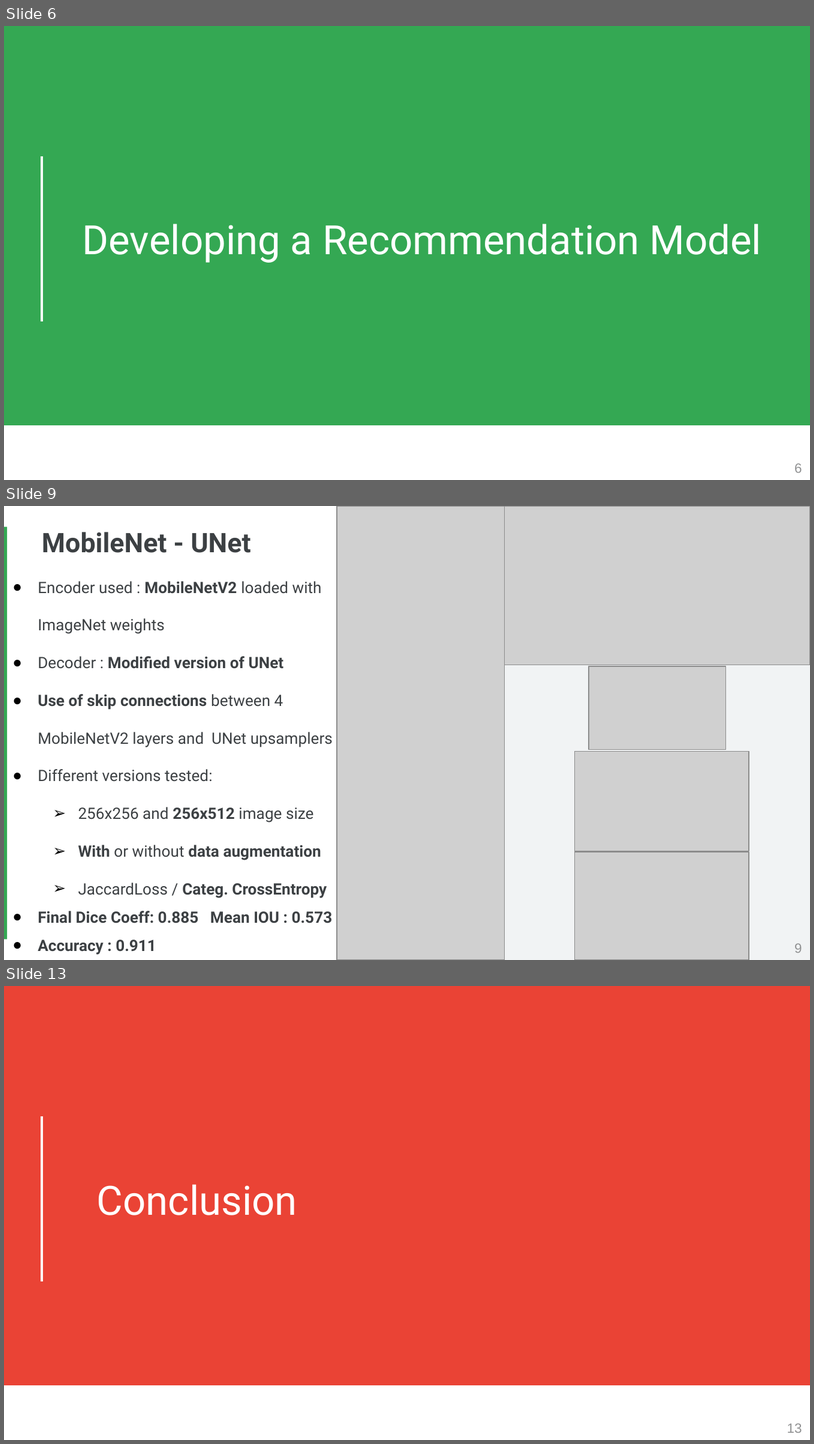
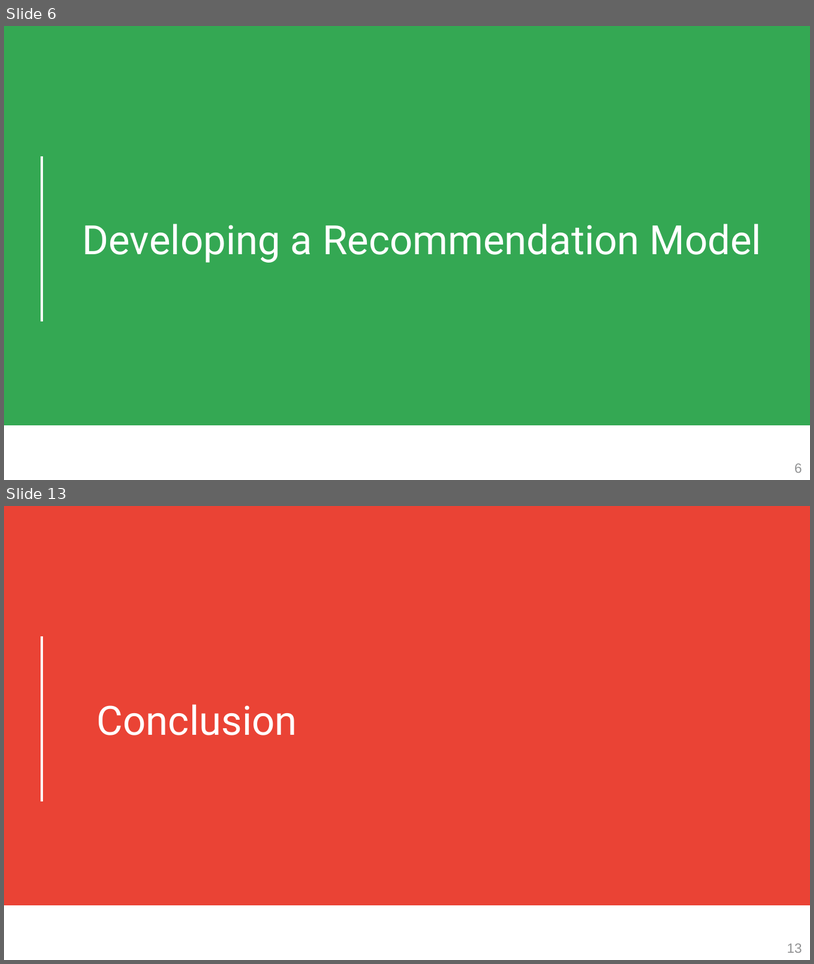
Before and after one commit to octave-ati/Designing-a-Recommendation-Model, a slide deck: P9_03_Presentation.pptx. Shown one above the other, each under a label of ours: slides 6, 9 and 13 before the commit, slides 6 and 13 after it; the slides between them are not shown. The pictures are 814x1444 and 814x964 pixels, drawn with LibreOffice and Linux fonts; fonts in the diff are those of the drawing; grey boxes stand for pictures. Boxes give left, top, right and bottom in pixels: in the first picture for what was removed or moved away, otherwise in the second. Text is boxed around its words. In the diff, an @@ line names an element or a change of style, - is before the commit and + after.

```diff
--- a/P9_03_Presentation.pptx
+++ b/P9_03_Presentation.pptx
@@ slide 9 removed at box(4, 506, 810, 960), background #FFFFFF @@
@@ picture removed at box(337, 506, 505, 959) @@
@@ rectangle removed at box(405, 506, 810, 959) @@
@@ picture removed at box(505, 506, 810, 665) @@
@@ rectangle removed at box(4, 527, 7, 939) @@
@@ title removed at box(42, 532, 251, 553) @@
-MobileNet - UNet
@@ text removed at box(38, 581, 333, 954) @@
-● Encoder used : MobileNetV2 loaded with ImageNet weights
-● Decoder : Modified version of UNet
-● Use of skip connections between 4 MobileNetV2 layers and UNet upsamplers
-● Different versions tested:
-  ➢ 256x256 and 256x512 image size
-  ➢ With or without data augmentation
-  ➢ JaccardLoss / Categ. CrossEntropy
-● Final Dice Coeff: 0.885 Mean IOU : 0.573
-● Accuracy : 0.911
@@ picture removed at box(588, 666, 726, 750) @@
@@ picture removed at box(575, 751, 749, 850) @@
@@ picture removed at box(575, 852, 749, 960) @@
@@ page number removed at box(795, 943, 802, 952) @@
-9
```
Also in this commit, not shown: 3 slides changed, 5 slides added, 4 other slides removed, 2 other files.
